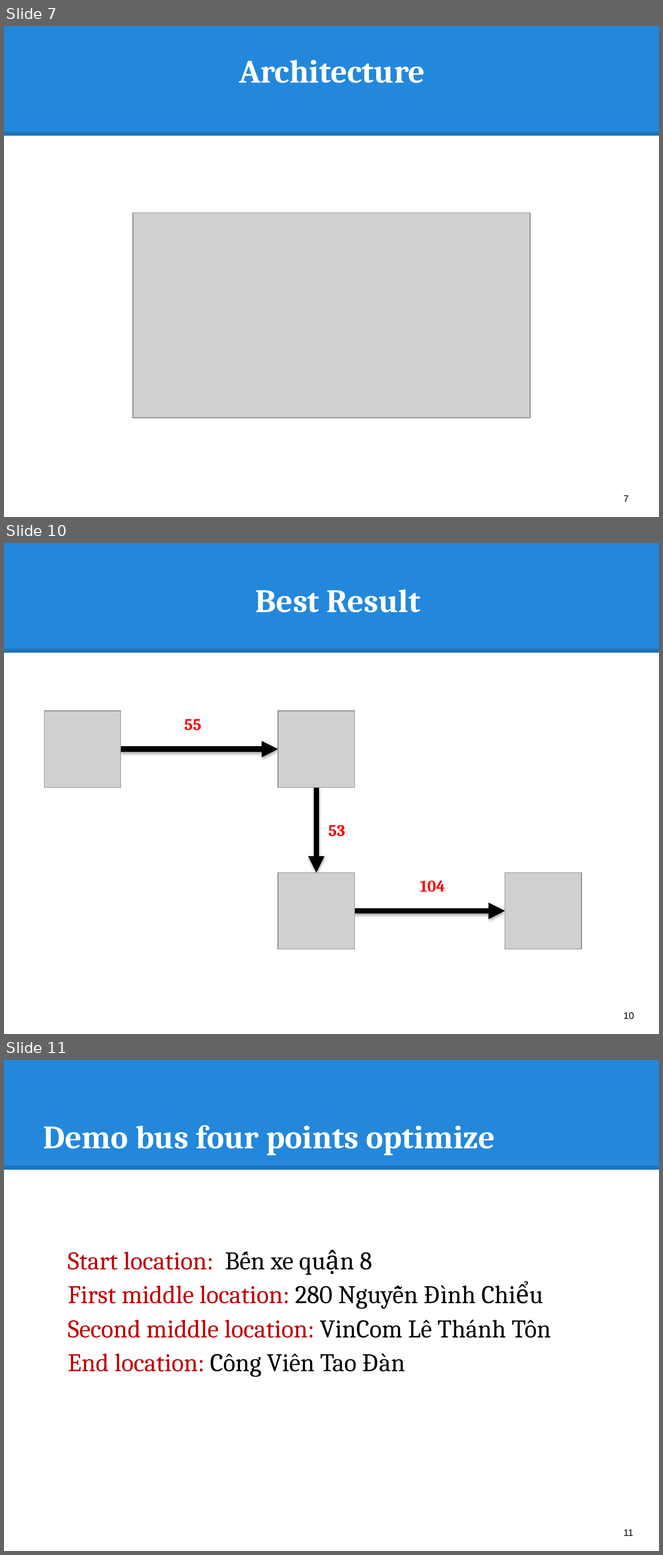
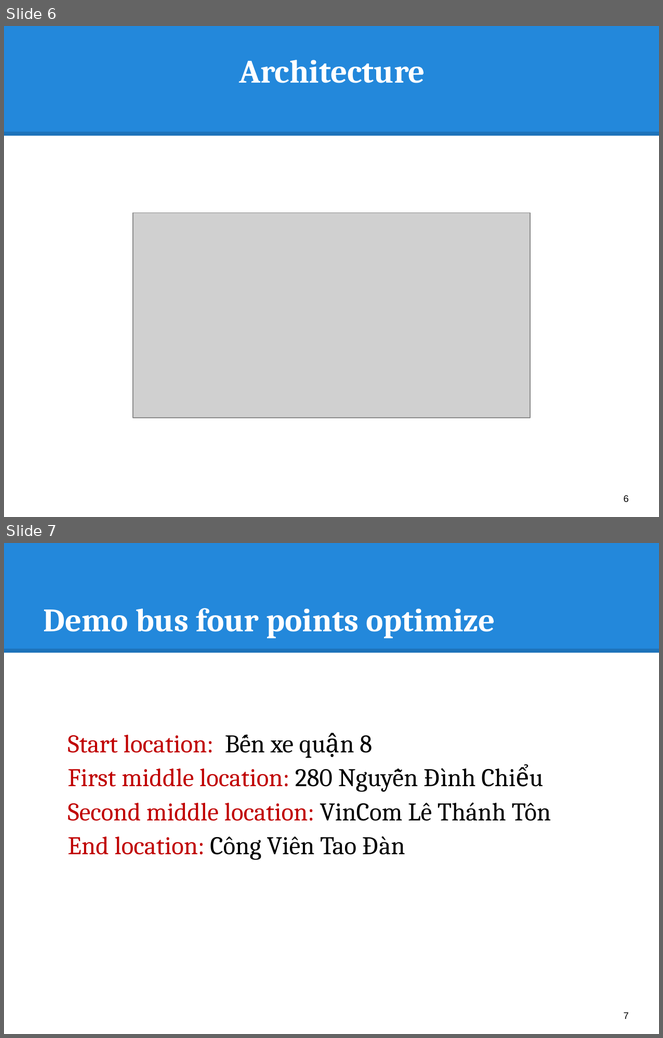
Before and after one commit to hqt/street-router, a slide deck: Document/presentation/bus/search_bus.pptx. Shown one above the other, each under a label of ours: slides 7, 10 and 11 before the commit, slides 6 and 7 after it; the slides between them are not shown. The pictures are 663x1555 and 663x1038 pixels, drawn with LibreOffice and Linux fonts; fonts in the diff are those of the drawing; grey boxes stand for pictures. Boxes give left, top, right and bottom in pixels: in the first picture for what was removed or moved away, otherwise in the second. Text is boxed around its words. In the diff, an @@ line names an element or a change of style, - is before the commit and + after.

```diff
--- a/Document/presentation/bus/search_bus.pptx
+++ b/Document/presentation/bus/search_bus.pptx
@@ slide 10 removed at box(4, 543, 659, 1034), background #FFFFFF; not listed: 2 template elements that a slide beside it also shows @@
@@ title removed at box(256, 589, 421, 613) @@
-Best Result
@@ picture removed at box(44, 711, 120, 787) @@
@@ picture removed at box(278, 711, 354, 787) @@
@@ text removed at box(184, 719, 202, 731) @@
-55
@@ arrow removed from (120, 749) to (278, 749) @@
@@ arrow removed from (317, 787) to (317, 873) @@
@@ text removed at box(328, 825, 345, 837) @@
-53
@@ picture removed at box(278, 873, 354, 949) @@
@@ text removed at box(420, 880, 445, 892) @@
-104
@@ picture removed at box(505, 873, 582, 949) @@
@@ arrow removed from (354, 911) to (505, 911) @@
@@ page number removed at box(624, 1013, 634, 1019) @@
-10
@@ what was slide 7 is now slide 6 @@
@@ page number at box(624, 496, 629, 502): text changed @@
-7
+6
@@ what was slide 11 is now slide 7 @@
@@ page number at box(624, 1013, 629, 1019): text changed @@
-11
+7
```
Also in this commit, not shown: 2 slides changed, 3 other slides removed.
